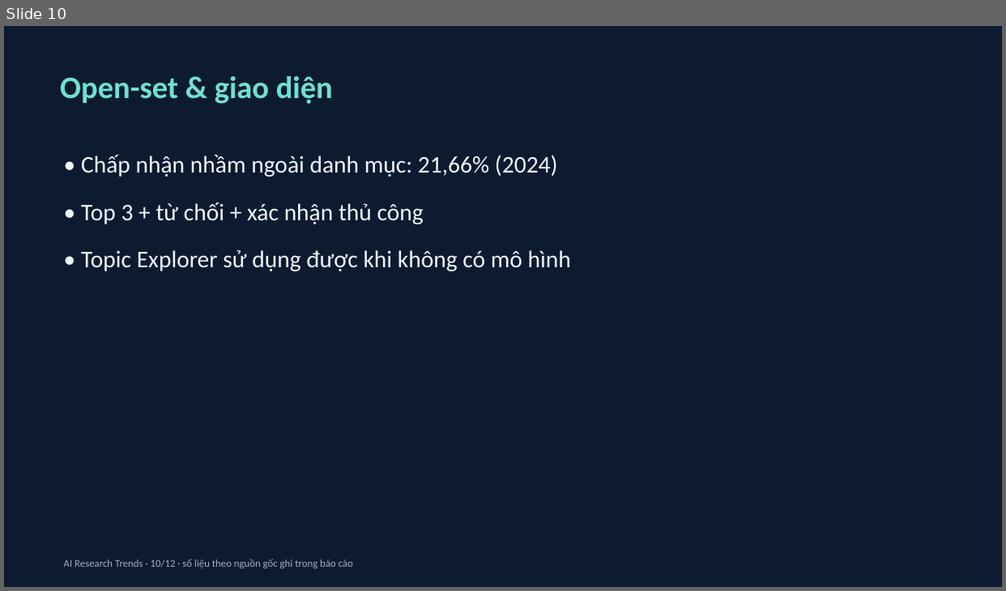
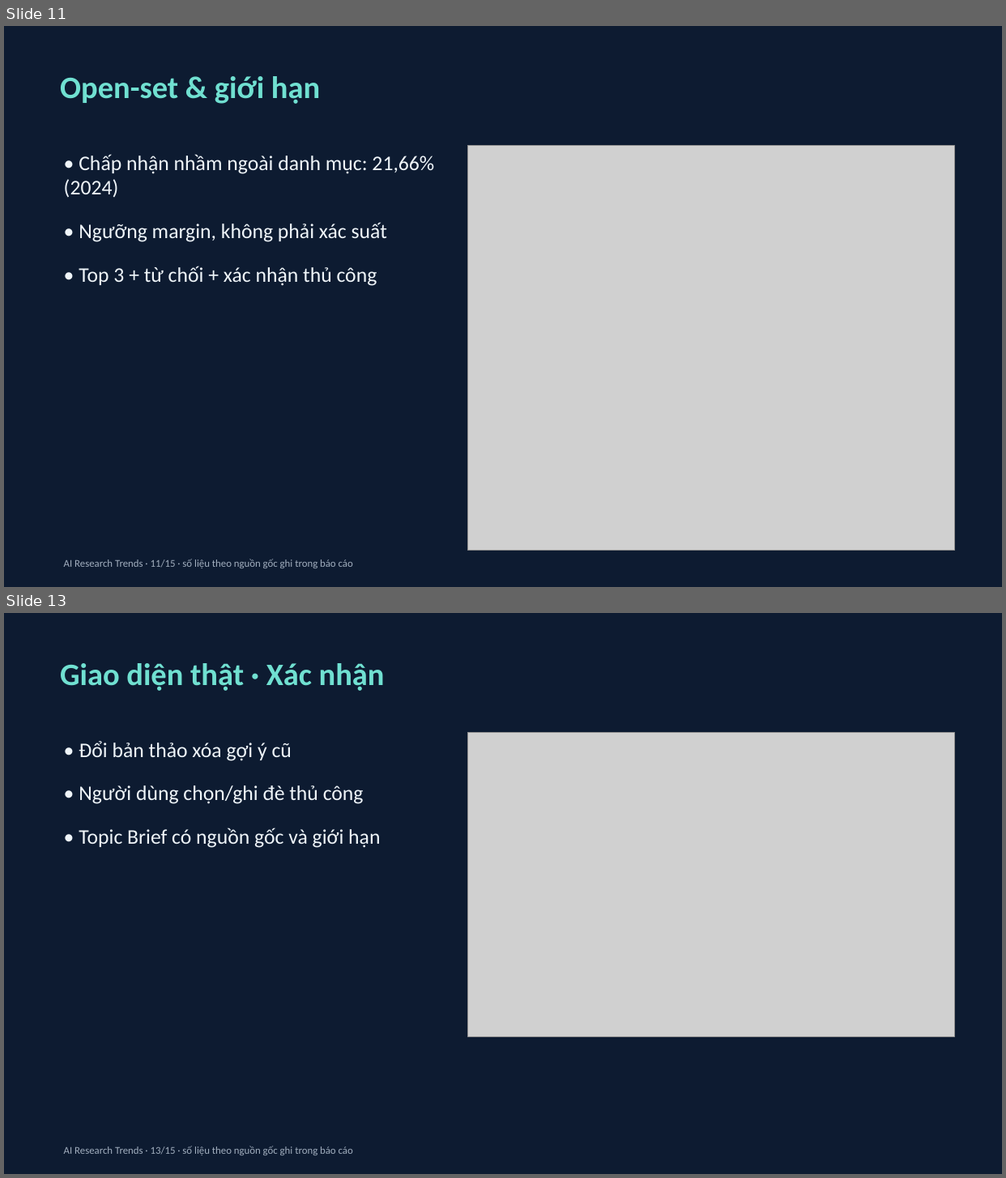
Before and after one commit to namkhanh2k5/AI-Research-Trends, a slide deck: deliverables/presentation/FINAL_PRESENTATION.pptx. Shown one above the other, each under a label of ours: slide 10 before the commit, slides 11 and 13 after it; the slides between them are not shown. The pictures are 1006x591 and 1006x1178 pixels, drawn with LibreOffice and Linux fonts; fonts in the diff are those of the drawing; grey boxes stand for pictures. Boxes give left, top, right and bottom in pixels: in the first picture for what was removed or moved away, otherwise in the second. Text is boxed around its words. In the diff, an @@ line names an element or a change of style, - is before the commit and + after.

```diff
--- a/deliverables/presentation/FINAL_PRESENTATION.pptx
+++ b/deliverables/presentation/FINAL_PRESENTATION.pptx
@@ slide 13 added at [4, 613, 1002, 1174], background #0D1B31 @@
@@ text added at [60, 663, 385, 691], 30 pt, text #70E0D1, bold @@
+Giao diện thật · Xác nhận
@@ picture added at [468, 733, 955, 1037] @@
@@ text added at [79, 741, 380, 848], 20 pt, text #EFF5F9 @@
+• Đổi bản thảo xóa gợi ý cũ
+• Người dùng chọn/ghi đè thủ công
+• Topic Brief có nguồn gốc và giới hạn
@@ text added at [64, 1146, 353, 1156], 10 pt, text #A1AEBE @@
+AI Research Trends · 13/15 · số liệu theo nguồn gốc ghi trong báo cáo
@@ what was slide 10 is now slide 11 @@
@@ slide 11 changed as well @@
@@ text at [60, 76, 320, 104]: text changed @@
-Open-set & giao diện
+Open-set & giới hạn
@@ picture added at [468, 146, 955, 551] @@
@@ text at [64, 154, 434, 286]: size 23 to 20 pt in "• Chấp nhận nhầm ngoài danh mục: ...", "• Top 3 + từ chối + ..." @@
@@ text at [79, 222, 387, 242]: paragraph added @@
+• Ngưỡng margin, không phải xác suất
@@ text at [81, 250, 571, 271]: paragraph removed @@
-• Topic Explorer sử dụng được khi không có mô hình
@@ text at [64, 559, 353, 569]: text changed @@
-AI Research Trends · 10/12 · số liệu theo nguồn gốc ghi trong báo cáo
+AI Research Trends · 11/15 · số liệu theo nguồn gốc ghi trong báo cáo
```
Also in this commit, not shown: 11 other slides changed, 2 other slides added, 8 other files.
